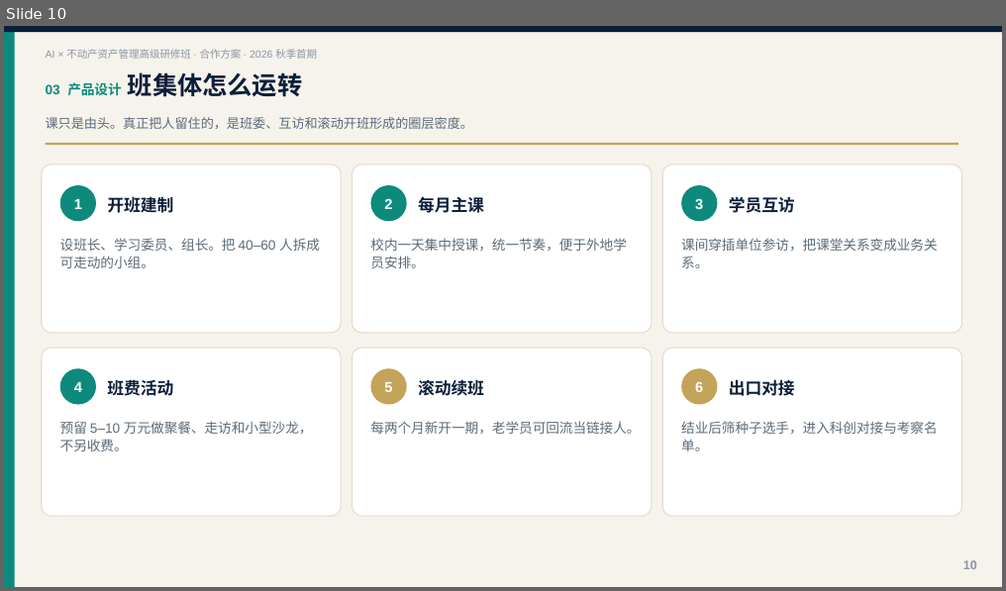
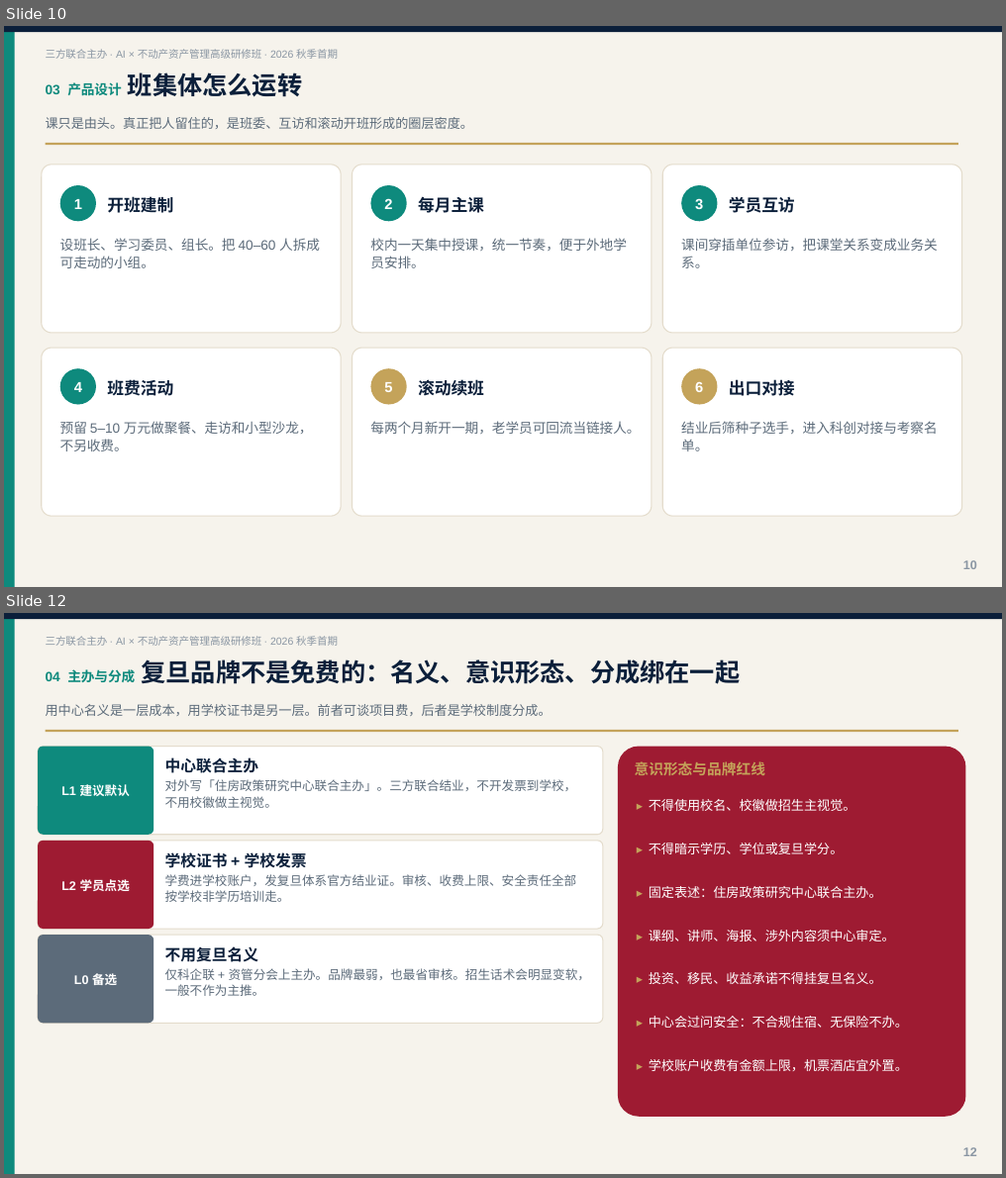
Before and after one commit to hujigang2010-maker/AIDEN, a slide deck: output/AI+不动产资产管理高级研修班_合作方案.pptx. Shown one above the other, each under a label of ours: slide 10 before the commit, slides 10 and 12 after it; the slides between them are not shown. The pictures are 1006x591 and 1006x1178 pixels, drawn with LibreOffice and Linux fonts; fonts in the diff are those of the drawing. Boxes give left, top, right and bottom in pixels: in the first picture for what was removed or moved away, otherwise in the second. Text is boxed around its words. In the diff, an @@ line names an element or a change of style, - is before the commit and + after.

```diff
--- a/output/AI+不动产资产管理高级研修班_合作方案.pptx
+++ b/output/AI+不动产资产管理高级研修班_合作方案.pptx
@@ slide 12 added at (x1=4, y1=613, x2=1002, y2=1174), background #FFFFFF @@
@@ rectangle added at (x1=4, y1=613, x2=1002, y2=1174), fill #F6F3EC @@
@@ rectangle added at (x1=4, y1=613, x2=15, y2=1174), fill #0E8A7D @@
@@ rectangle added at (x1=4, y1=613, x2=1002, y2=619), fill #0B1F3A @@
@@ text added at (x1=46, y1=636, x2=338, y2=646), 10 pt, text #8A96A3 @@
+三方联合主办 · AI × 不动产资产管理高级研修班 · 2026 秋季首期
@@ text added at (x1=46, y1=660, x2=740, y2=684), 24 pt, text #0B1F3A, bold @@
+04 主办与分成 复旦品牌不是免费的：名义、意识形态、分成绑在一起
@@ text added at (x1=46, y1=704, x2=551, y2=716), 12.5 pt, text #5C6B7A @@
+用中心名义是一层成本，用学校证书是另一层。前者可谈项目费，后者是学校制度分成。
@@ rectangle added at (x1=46, y1=730, x2=958, y2=732), fill #C4A35A @@
@@ rounded rectangle added at (x1=38, y1=747, x2=603, y2=835), fill #FFFFFF, outline #E4DCCC 1 pt @@
@@ rounded rectangle added at (x1=38, y1=747, x2=153, y2=835), fill #0E8A7D @@
@@ text added at (x1=165, y1=758, x2=577, y2=808), 12 pt, text #5C6B7A @@
+中心联合主办
+对外写「住房政策研究中心联合主办」。三方联合结业，不开发票到学校，不用校徽做主视觉。
@@ rounded rectangle added at (x1=618, y1=747, x2=966, y2=1117), fill #9E1B32 @@
@@ text added at (x1=61, y1=784, x2=130, y2=796), 12 pt, text #FFFFFF, bold @@
+L1 建议默认
@@ text added at (x1=635, y1=761, x2=766, y2=775), 14 pt, text #C4A35A, bold @@
+意识形态与品牌红线
@@ text added at (x1=648, y1=799, x2=856, y2=811), 12.5 pt, text #FFFFFF @@
+▸ 不得使用校名、校徽做招生主视觉。
@@ rounded rectangle added at (x1=38, y1=841, x2=603, y2=929), fill #FFFFFF, outline #E4DCCC 1 pt @@
@@ rounded rectangle added at (x1=38, y1=841, x2=153, y2=929), fill #9E1B32 @@
@@ text added at (x1=648, y1=843, x2=844, y2=855), 12.5 pt, text #FFFFFF @@
+▸ 不得暗示学历、学位或复旦学分。
@@ text added at (x1=61, y1=879, x2=130, y2=891), 12 pt, text #FFFFFF, bold @@
+L2 学员点选
@@ text added at (x1=165, y1=853, x2=577, y2=902), 12 pt, text #5C6B7A @@
+学校证书 + 学校发票
+学费进学校账户，发复旦体系官方结业证。审核、收费上限、安全责任全部按学校非学历培训走。
@@ text added at (x1=648, y1=886, x2=882, y2=898), 12.5 pt, text #FFFFFF @@
+▸ 固定表述：住房政策研究中心联合主办。
@@ rounded rectangle added at (x1=38, y1=935, x2=603, y2=1023), fill #FFFFFF, outline #E4DCCC 1 pt @@
@@ rounded rectangle added at (x1=38, y1=935, x2=153, y2=1023), fill #5C6B7A @@
@@ text added at (x1=648, y1=930, x2=895, y2=942), 12.5 pt, text #FFFFFF @@
+▸ 课纲、讲师、海报、涉外内容须中心审定。
@@ text added at (x1=165, y1=947, x2=590, y2=996), 12 pt, text #5C6B7A @@
+不用复旦名义
+仅科企联 + 资管分会上主办。品牌最弱，也最省审核。招生话术会明显变软，一般不作为主推。
@@ text added at (x1=74, y1=973, x2=117, y2=985), 12 pt, text #FFFFFF, bold @@
+L0 备选
@@ text added at (x1=648, y1=972, x2=882, y2=984), 12.5 pt, text #FFFFFF @@
+▸ 投资、移民、收益承诺不得挂复旦名义。
@@ text added at (x1=648, y1=1016, x2=908, y2=1028), 12.5 pt, text #FFFFFF @@
+▸ 中心会过问安全：不合规住宿、无保险不办。
@@ text added at (x1=648, y1=1059, x2=908, y2=1071), 12.5 pt, text #FFFFFF @@
+▸ 学校账户收费有金额上限，机票酒店宜外置。
@@ text added at (x1=963, y1=1148, x2=977, y2=1157), 12 pt, text #8A96A3, bold @@
+12
@@ slide 10 changed as well @@
@@ text at (x1=46, y1=49, x2=338, y2=59): text changed @@
-AI × 不动产资产管理高级研修班 · 合作方案 · 2026 秋季首期
+三方联合主办 · AI × 不动产资产管理高级研修班 · 2026 秋季首期
```
Also in this commit, not shown: 14 other slides changed, 3 other slides added, 2 slides removed, 2 other files.
